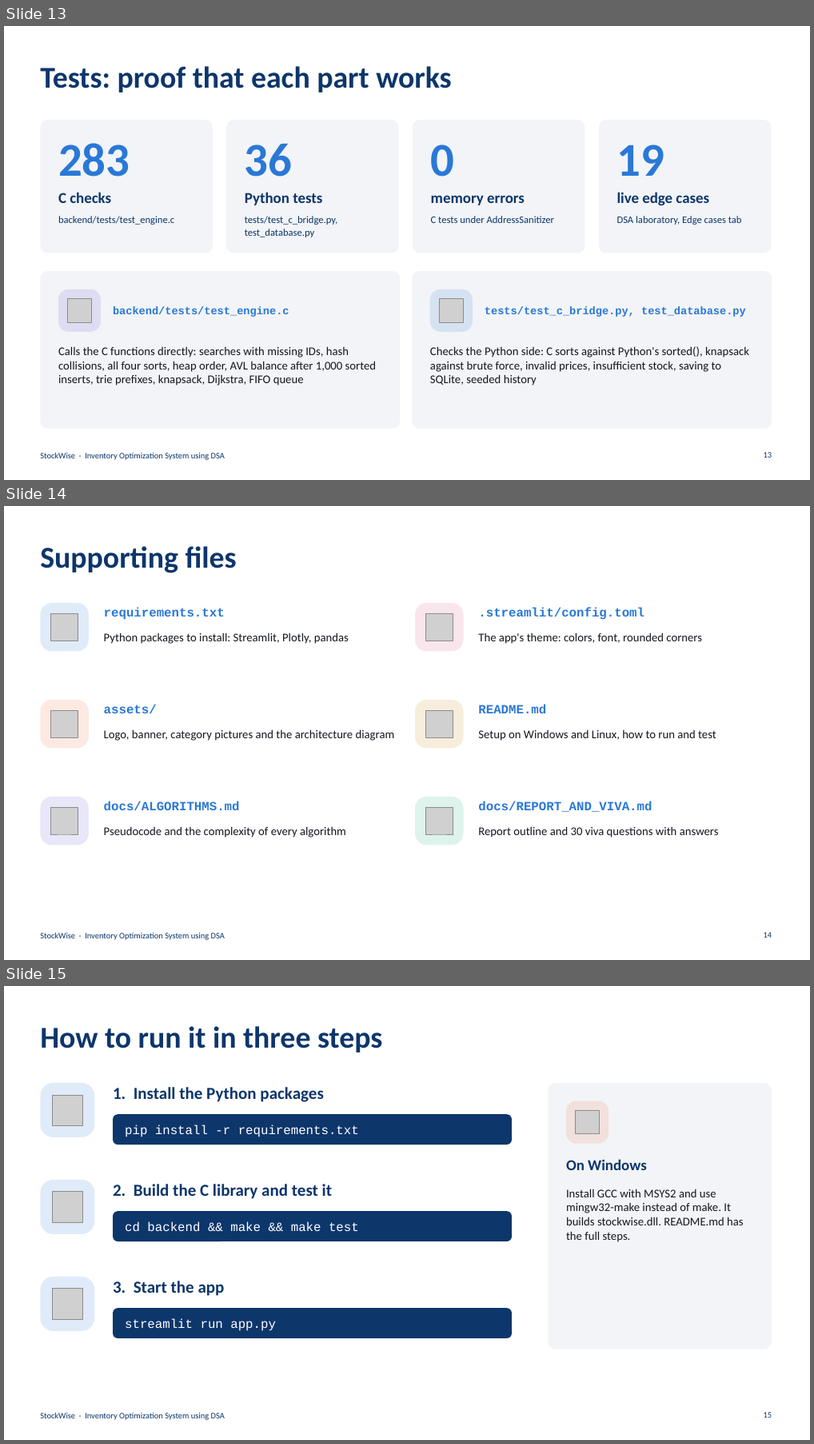
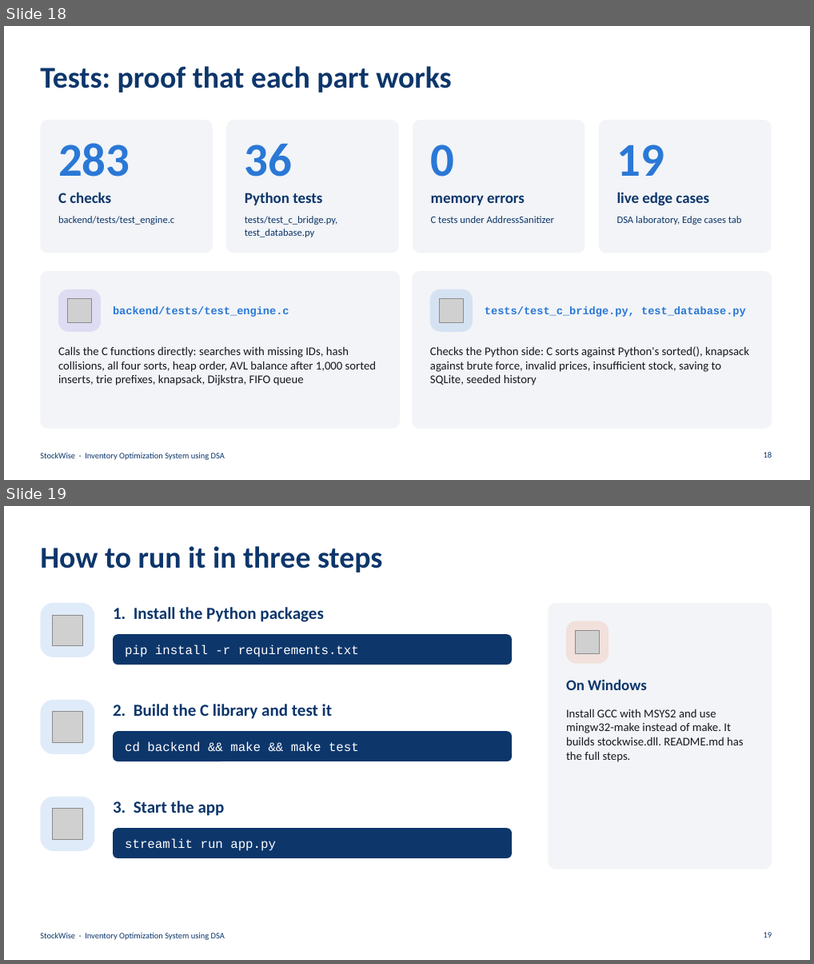
Before and after one commit to AatifAhmedShaikh/StockWise-Dsa, a slide deck: docs/StockWise_Project_Overview.pptx. Shown one above the other, each under a label of ours: slides 13, 14 and 15 before the commit, slides 18 and 19 after it. The pictures are 814x1444 and 814x964 pixels, drawn with LibreOffice and Linux fonts; fonts in the diff are those of the drawing; grey boxes stand for pictures. Boxes give left, top, right and bottom in pixels: in the first picture for what was removed or moved away, otherwise in the second. Text is boxed around its words. In the diff, an @@ line names an element or a change of style, - is before the commit and + after.

```diff
--- a/docs/StockWise_Project_Overview.pptx
+++ b/docs/StockWise_Project_Overview.pptx
@@ slide 14 removed at (x1=4, y1=506, x2=810, y2=960), background #FFFFFF; not listed: 1 template element that a slide beside it also shows @@
@@ title removed at (x1=40, y1=546, x2=237, y2=573) @@
-Supporting files
@@ rounded rectangle removed at (x1=40, y1=603, x2=89, y2=651) @@
@@ picture removed at (x1=51, y1=614, x2=78, y2=641) @@
@@ text removed at (x1=104, y1=607, x2=225, y2=620) @@
-requirements.txt
@@ rounded rectangle removed at (x1=415, y1=603, x2=464, y2=651) @@
@@ picture removed at (x1=426, y1=614, x2=454, y2=641) @@
@@ text removed at (x1=478, y1=607, x2=645, y2=620) @@
-.streamlit/config.toml
@@ text removed at (x1=104, y1=632, x2=349, y2=644) @@
-Python packages to install: Streamlit, Plotly, pandas
@@ text removed at (x1=478, y1=632, x2=702, y2=644) @@
-The app's theme: colors, font, rounded corners
@@ rounded rectangle removed at (x1=40, y1=700, x2=89, y2=748) @@
@@ picture removed at (x1=51, y1=711, x2=78, y2=738) @@
@@ text removed at (x1=104, y1=704, x2=157, y2=713) @@
-assets/
@@ rounded rectangle removed at (x1=415, y1=700, x2=464, y2=748) @@
@@ picture removed at (x1=426, y1=711, x2=454, y2=738) @@
@@ text removed at (x1=478, y1=704, x2=546, y2=713) @@
-README.md
@@ text removed at (x1=104, y1=729, x2=395, y2=740) @@
-Logo, banner, category pictures and the architecture diagram
@@ text removed at (x1=478, y1=729, x2=717, y2=740) @@
-Setup on Windows and Linux, how to run and test
@@ rounded rectangle removed at (x1=40, y1=796, x2=89, y2=844) @@
@@ picture removed at (x1=51, y1=808, x2=78, y2=835) @@
@@ text removed at (x1=104, y1=800, x2=240, y2=810) @@
-docs/ALGORITHMS.md
@@ rounded rectangle removed at (x1=415, y1=796, x2=464, y2=844) @@
@@ picture removed at (x1=426, y1=808, x2=454, y2=835) @@
@@ text removed at (x1=478, y1=800, x2=652, y2=812) @@
-docs/REPORT_AND_VIVA.md
@@ text removed at (x1=104, y1=826, x2=346, y2=837) @@
-Pseudocode and the complexity of every algorithm
@@ text removed at (x1=478, y1=826, x2=719, y2=837) @@
-Report outline and 30 viva questions with answers
@@ page number removed at (x1=764, y1=932, x2=773, y2=937) @@
-14
@@ what was slide 13 is now slide 18 @@
@@ page number at (x1=764, y1=452, x2=773, y2=457): text changed @@
-13
+18
@@ what was slide 15 is now slide 19 @@
```
Also in this commit, not shown: 5 slides added, 1 other file.
